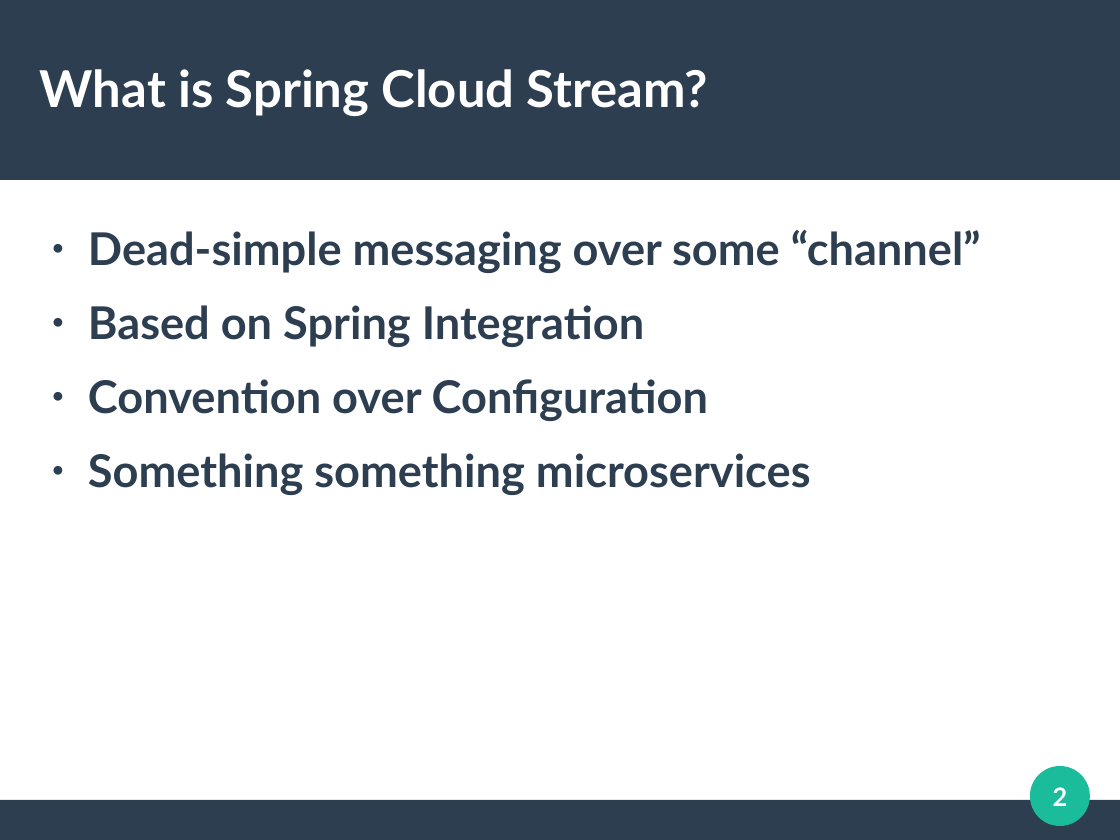
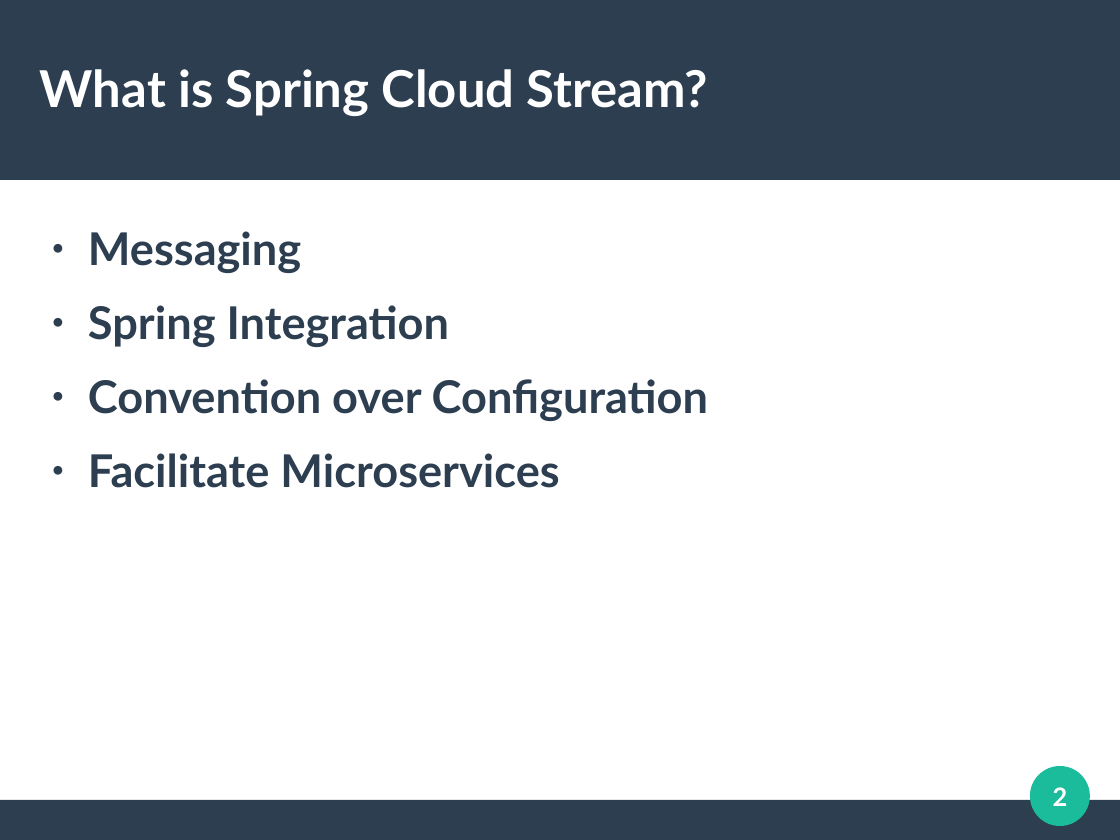
Before and after one commit to CrAzE124/bbd_demo, a slide deck: slide 2 of presentation/Untitled 2.odp. Drawn at 1120x840 pixels with LibreOffice and Linux fonts; fonts in the diff are those of the drawing. Boxes give left, top, right and bottom in pixels: in the first picture for what was removed or moved away, otherwise in the second. Text is boxed around its words. In the diff, an @@ line names an element or a change of style, - is before the commit and + after.

```diff
--- a/presentation/Untitled 2.odp
+++ b/presentation/Untitled 2.odp
@@ text at (x1=88, y1=231, x2=450, y2=347): text changed @@
-● Dead-simple messaging over some “channel”
-● Based on Spring Integration
+● Messaging
+● Spring Integration
@@ text at (x1=88, y1=453, x2=559, y2=488): text changed @@
-● Something something microservices
+● Facilitate Microservices
```
Also in this commit, not shown: 2 other slides changed, 1 slide added, 1 slide removed, 9 other files.
